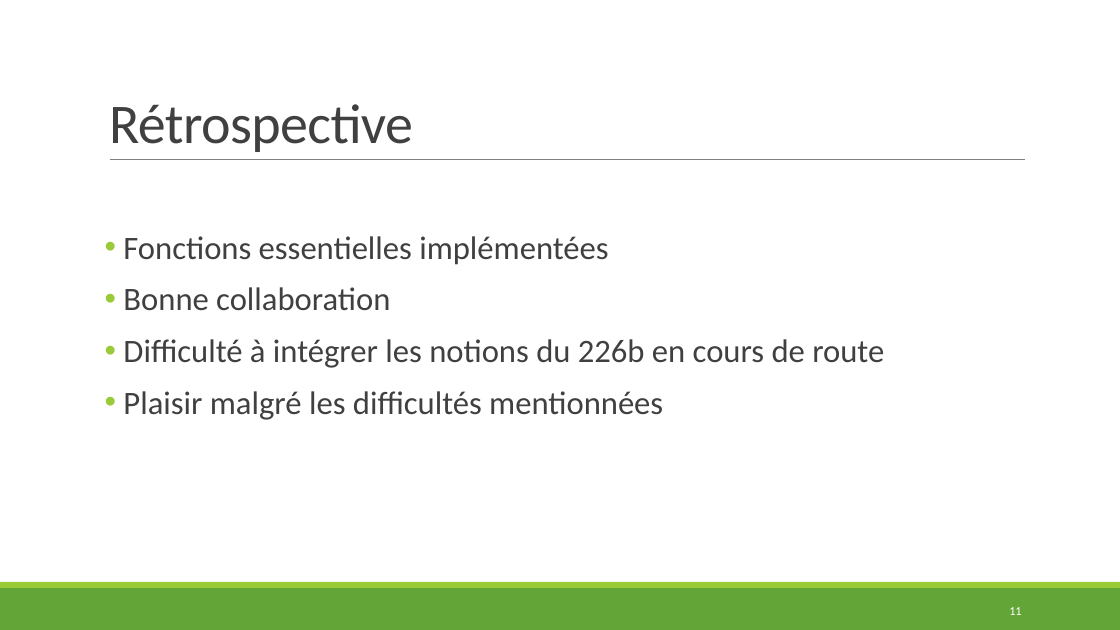
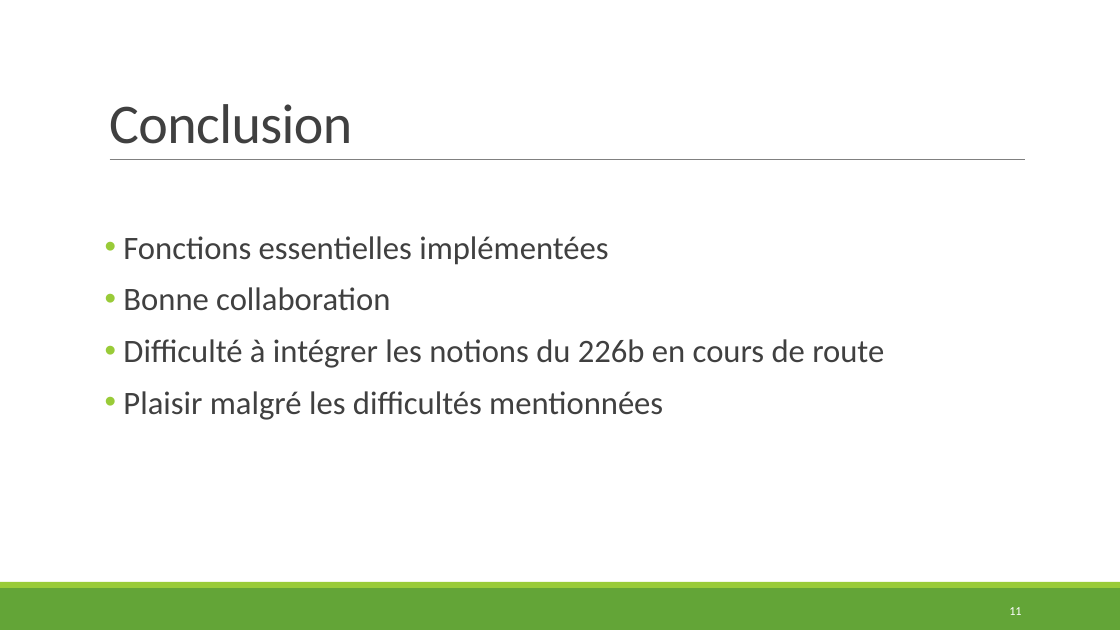
Before and after one commit to AntoineMartet/CargoFlow, a slide deck: slide 11 of Documentation/CargoFlow_Presentation.pptx. Drawn at 1120x630 pixels with LibreOffice and Linux fonts; fonts in the diff are those of the drawing. Boxes give left, top, right and bottom in pixels: in the first picture for what was removed or moved away, otherwise in the second. Text is boxed around its words. In the diff, an @@ line names an element or a change of style, - is before the commit and + after.

Commit message:
Small fix in doc and presentation

```diff
--- a/Documentation/CargoFlow_Presentation.pptx
+++ b/Documentation/CargoFlow_Presentation.pptx
@@ title at [109, 104, 352, 144]: text changed @@
-Rétrospective
+Conclusion
```
Also in this commit, not shown: 1 other slide changed, 1 other file.
